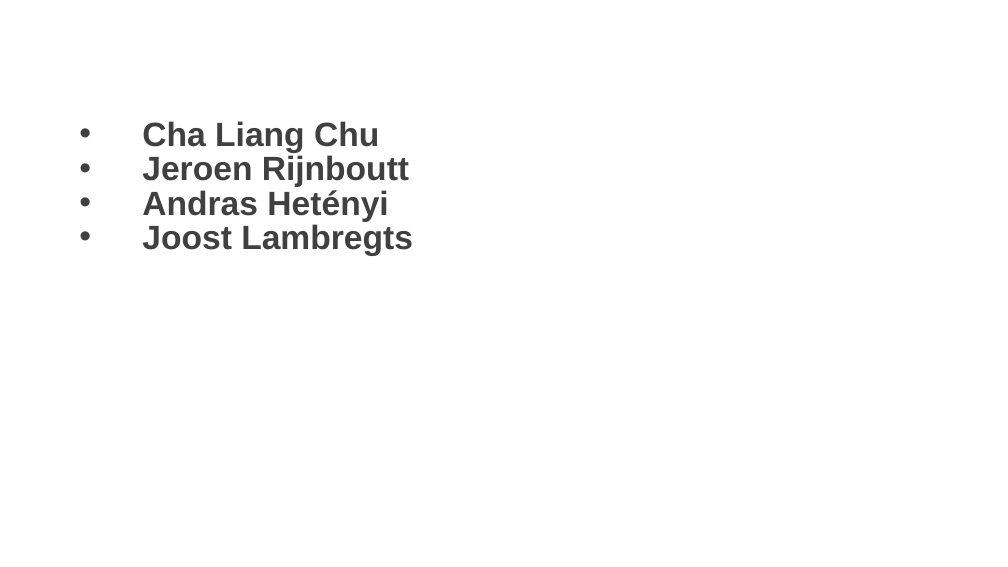
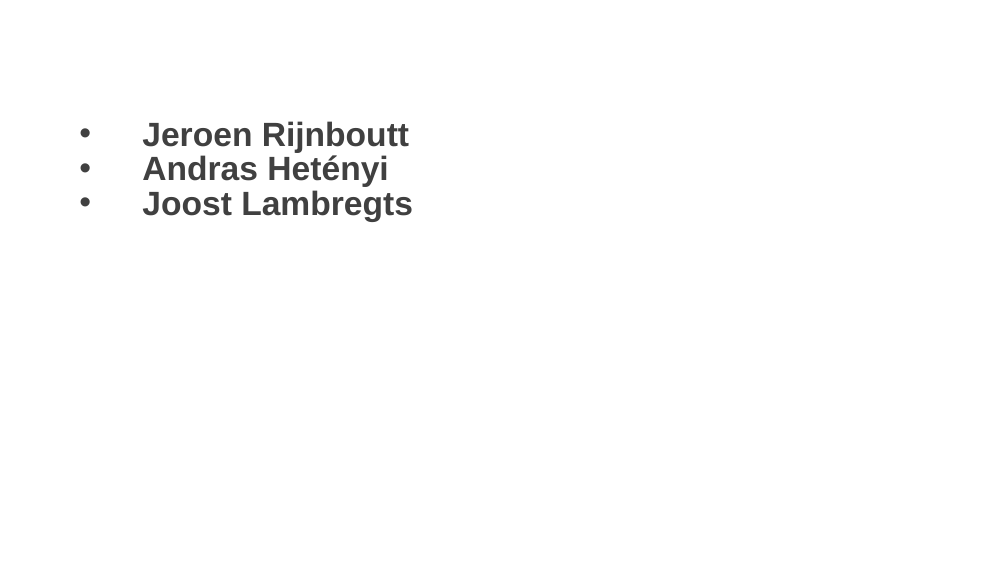
Before and after one commit to AMISConclusion/sig-typescript-unit-testing, a slide deck: slide 2 of typescript_unit_testing_with_vitest.pptx. Drawn at 1008x567 pixels with LibreOffice and Linux fonts; fonts in the diff are those of the drawing; background and template pictures are left out. Boxes give left, top, right and bottom in pixels: in the first picture for what was removed or moved away, otherwise in the second. Text is boxed around its words. In the diff, an @@ line names an element or a change of style, - is before the commit and + after.

```diff
--- a/typescript_unit_testing_with_vitest.pptx
+++ b/typescript_unit_testing_with_vitest.pptx
@@ text at (x1=142, y1=121, x2=379, y2=153): paragraph removed @@
-• Cha Liang Chu
```
Also in this commit, not shown: 6 other slides changed, 1 slide added, 26 slides removed.
